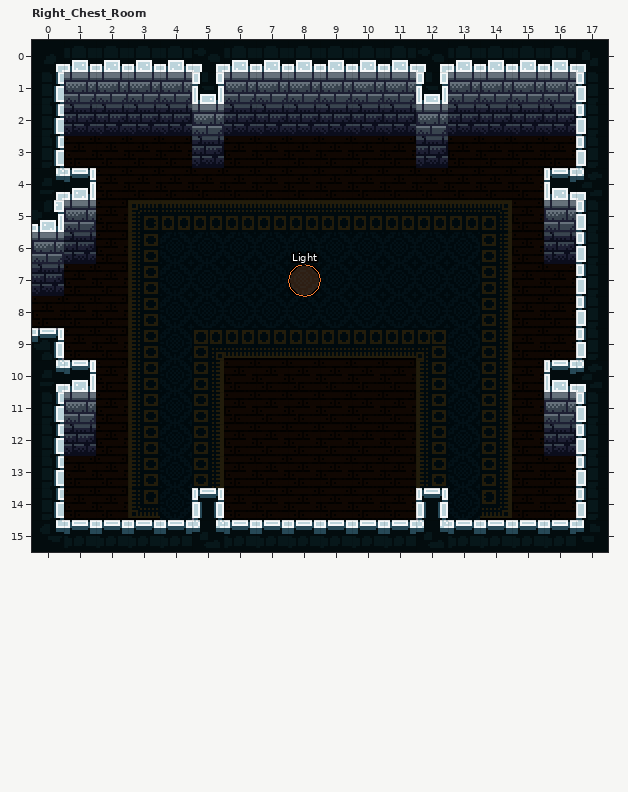
LDtk project, stored at assets/level.ldtk. Above, as it was before the edit.
Cells are 16x16 px. Shown: Right_Chest_Room x 0..17, y 0..15.
After the commit:
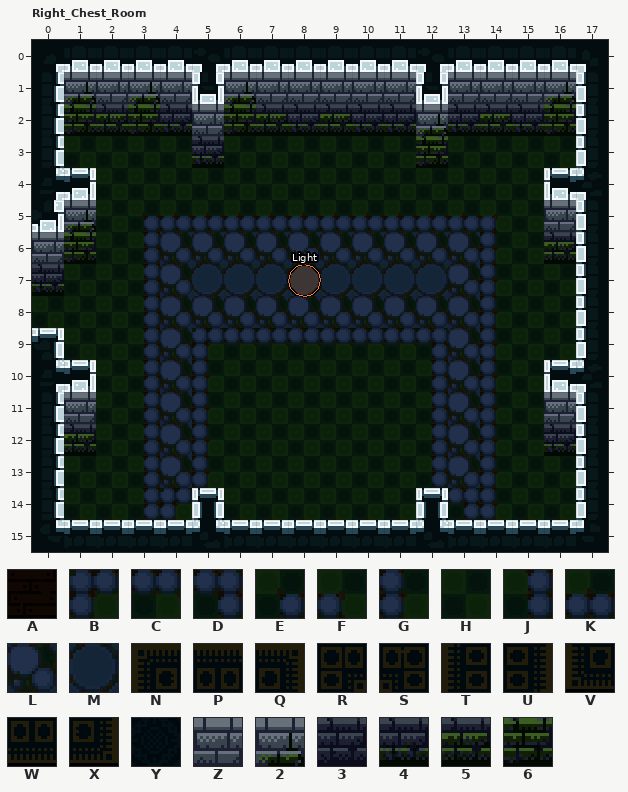
Key: from "Floor": A 3, B 12, C 13, D 14, E 15, F 16, G 18, H 19, J 20, K 25, L 27, M 29, N 30, P 31, Q 32, R 33, S 34, T 36, U 38, V 42, W 43, X 44, Y 45; from "Wall": Z 0, 2 3, 3 13, 4 14, 5 15, 6 16.
_ is an empty cell.
Tiles replaced or removed in this view: 3, A, N, P, Q, R, S, T, U, V, W, X, Y, Z.
Changes in this commit:
Changed rows in their new state; . is an unchanged cell.
Layer "Floor":
first column x 0:
 3 .HHHH.HHHHHH.HHHH
 4 ..HHHHHHHHHHHHHH.
 5 ..HEKKKKKKKKKKFH.
 6 ..HJLLLLLLLLLLGH.
 7 .HHJLMMMMMMMMLGHH
 8 HHHJLLLLLLLLLLGHH
 9 .HHJLBCCCCCCDLGHH
10 ..HJLGHHHHHHJLGH.
11 ..HJLGHHHHHHJLGH.
12 ..HJLGHHHHHHJLGH.
13 .HHJLGHHHHHHJLGHH
14 .HHJB.HHHHHH.DGHH
Layer "Wall":
first column x 0:
 1 .2.2..2.........2
 2 .6564.65454424546
 3 .....4......6....
 5 .2...............
 6 .6..............5
 7 4................
first column x 1:
12 5..............4
Where, in picture pixels (left, top, right, bottom), the same in both pictures:
changed: (32, 82, 576, 520)
